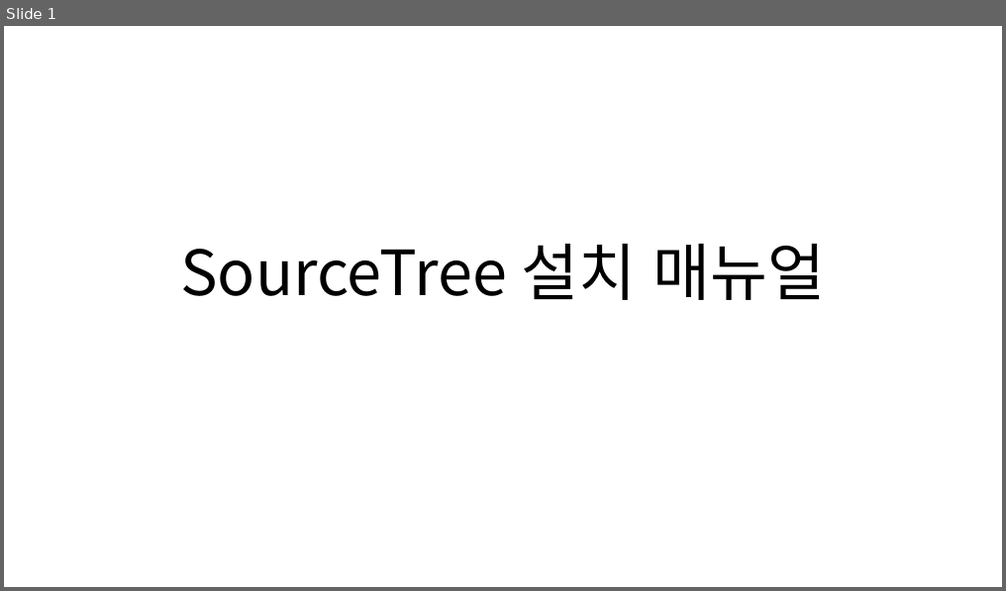
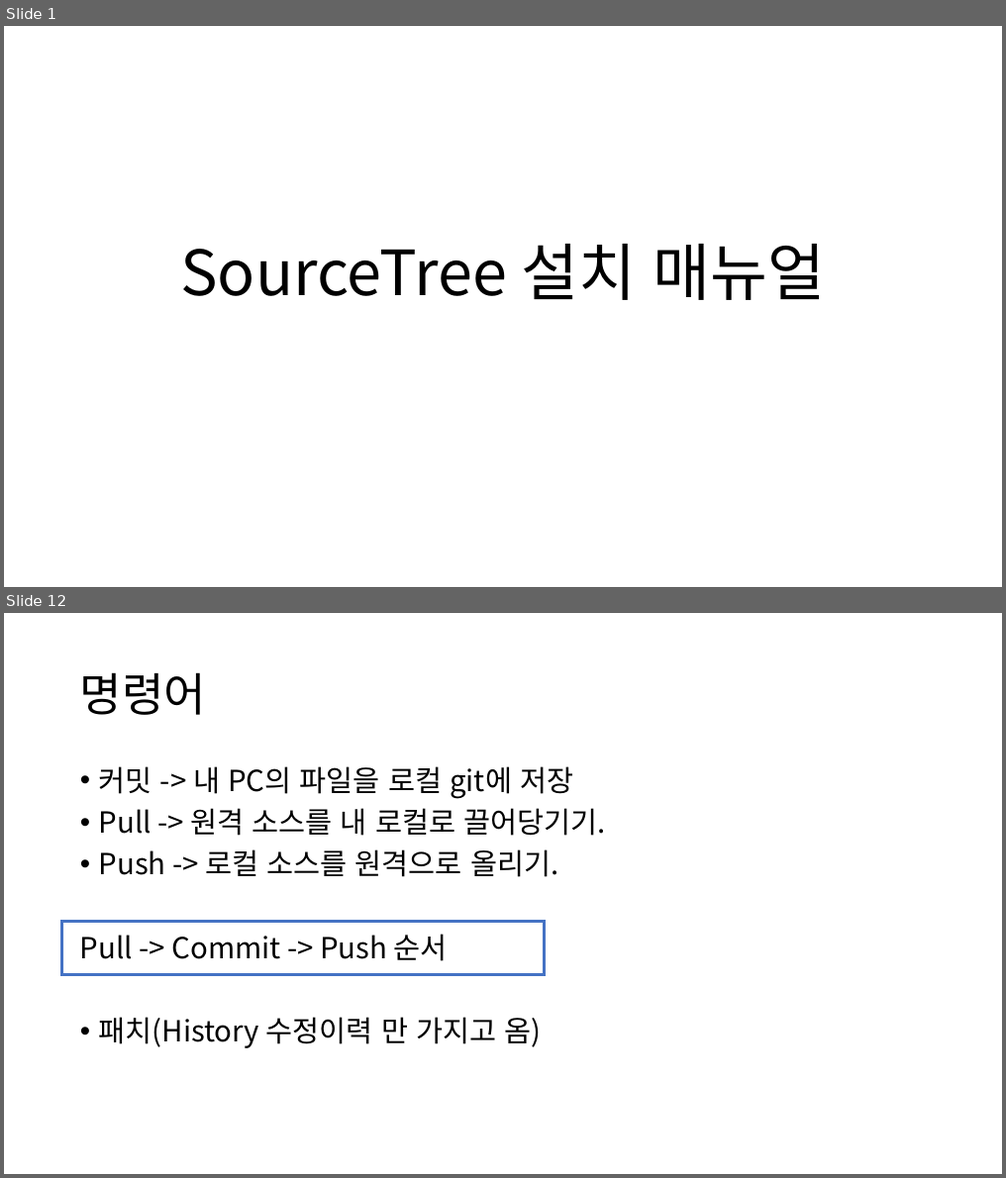
Before and after one commit to 92-seok/woobo_sriver, a slide deck: doc/매뉴얼/개발환경_설치매뉴얼(SourceTree).pptx. Shown one above the other, each under a label of ours: slide 1 before the commit, slides 1 and 12 after it; the slides between them are not shown. The pictures are 1006x591 and 1006x1178 pixels, drawn with LibreOffice and Linux fonts; fonts in the diff are those of the drawing. Boxes give left, top, right and bottom in pixels: in the first picture for what was removed or moved away, otherwise in the second. Text is boxed around its words. In the diff, an @@ line names an element or a change of style, - is before the commit and + after.

Commit message:
매뉴얼 수정

```diff
--- a/doc/매뉴얼/개발환경_설치매뉴얼(SourceTree).pptx
+++ b/doc/매뉴얼/개발환경_설치매뉴얼(SourceTree).pptx
@@ slide 12 added at box(4, 613, 1002, 1174), background #FFFFFF @@
@@ title added at box(80, 672, 206, 715), 44 pt, text #000000 @@
+명령어
@@ text added at box(80, 766, 605, 1049), 28 pt, text #000000 @@
+• 커밋 -> 내 PC의 파일을 로컬 git에 저장
+• Pull -> 원격 소스를 내 로컬로 끌어당기기.
+• Push -> 로컬 소스를 원격으로 올리기.
+Pull -> Commit -> Push 순서
+• 패치(History 수정이력 만 가지고 옴)
@@ rectangle added at box(61, 922, 544, 975), outline #4472C4 3 pt @@
```
Also in this commit, not shown: 2 slides changed, 9 other slides added, 2 slides removed.
